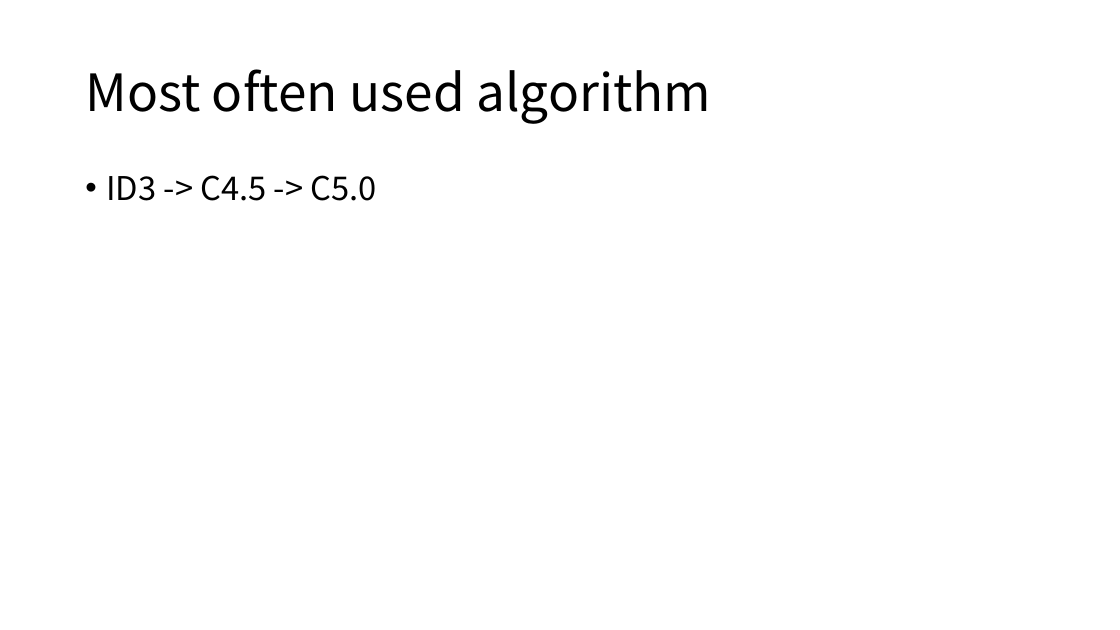
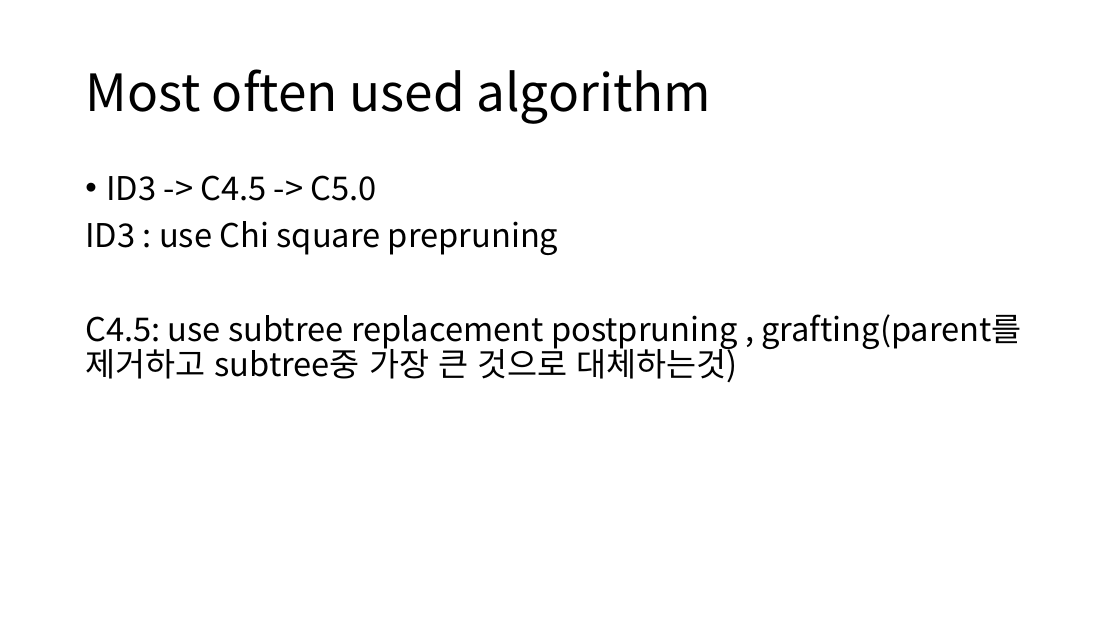
Before and after one commit to gudrb/machine_learning_class, a slide deck: slide 12 of Decision tree.pptx. Drawn at 1120x630 pixels with LibreOffice and Linux fonts; fonts in the diff are those of the drawing. Boxes give left, top, right and bottom in pixels: in the first picture for what was removed or moved away, otherwise in the second. Text is boxed around its words. In the diff, an @@ line names an element or a change of style, - is before the commit and + after.

```diff
--- a/Decision tree.pptx
+++ b/Decision tree.pptx
@@ text at box(85, 221, 1021, 382): paragraphs added @@
+ID3 : use Chi square prepruning
+C4.5: use subtree replacement postpruning , grafting(parent를 제거하고 subtree중 가장 큰 것으로 대체하는것)
```
Also in this commit, not shown: 1 other slide changed, 6 slides added, 1 slide removed.
